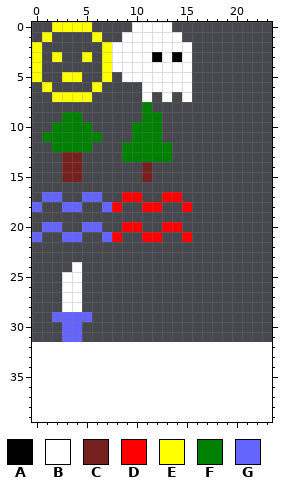
Pixel-art sprite, stored at img/sprites-scaled.png. The picture above was drawn from the file before the commit.
The file is 96x128 pixels, drawn in blocks of 4x4; one block is one cell here. The old version is drawn lined up with the new one, on the new canvas.
Palette (. is transparent): A #000000  B #ffffff  C #762020  D #ff0000  E #ffff00  F #008000  G #6464ff
Pixels before, first column x 0:
 0 ..EEEE....BBBB..
 1 .E....E..BBBBBB.
 2 E......EBBBBBBBB
 3 E.E..E.EBBBBABAB
 4 E......EBBBBBBBB
 5 E..EE..E.BBBBBBB
 6 .E....E....BBBBB
 7 ..EEEE.....B.B.B
 8 ...........F....
 9 ...FF......FF...
10 ..FFFF....FFF...
11 .FFFFFF...FFF...
12 ..FFFF...FFFFF..
13 ...CC....FFFFF..
14 ...CC......C....
15 ...CC......C....
16 ................
17 .GG..GG..DD..DD.
18 G..GG..GD..DD..D
19 ................
20 .GG..GG..DD..DD.
21 G..GG..GD..DD..D
22 ................
23 ................
24 ....B...........
25 ...BB...........
26 ...BB...........
27 ...BB...........
28 ...BB...........
29 ..GGGG..........
30 ...GG...........
31 ...GG...........
The result:
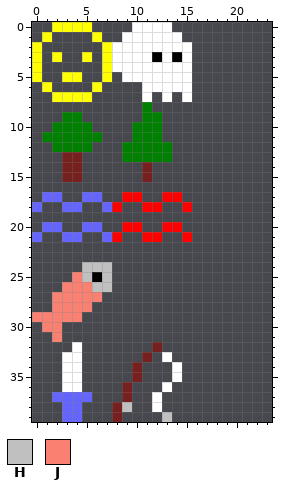
Colours new in this view: H #c0c0c0  J #fa8072
Difference:
canvas 24x32 -> 24x40
Changed rows in their new state; - is an unchanged pixel.
first column x 0:
24 ----.HHH-------
25 ---.JHAH-------
26 ---JJJHH-------
27 --JJJJJ--------
28 --JJJJ---------
29 JJJJJ.---------
30 -JJ..----------
31 --J..----------
32 ----B-------C--
33 ---BB------C-B-
34 ---BB-----C---B
35 ---BB-----C---B
36 ---BB----C---B-
37 --GGGG---C--B--
38 ---GG---CH--B--
39 ---GG---C----H-
